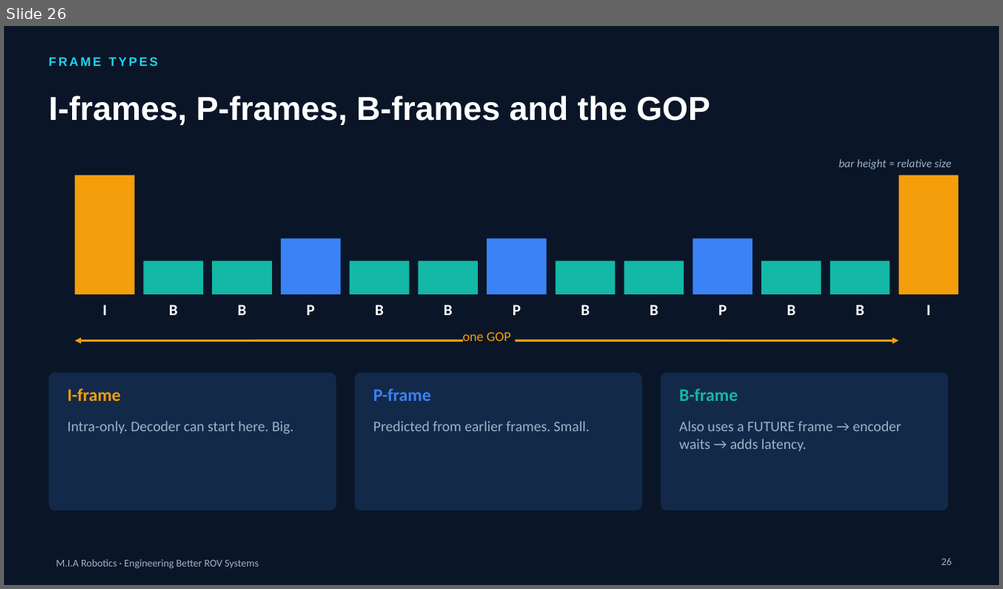
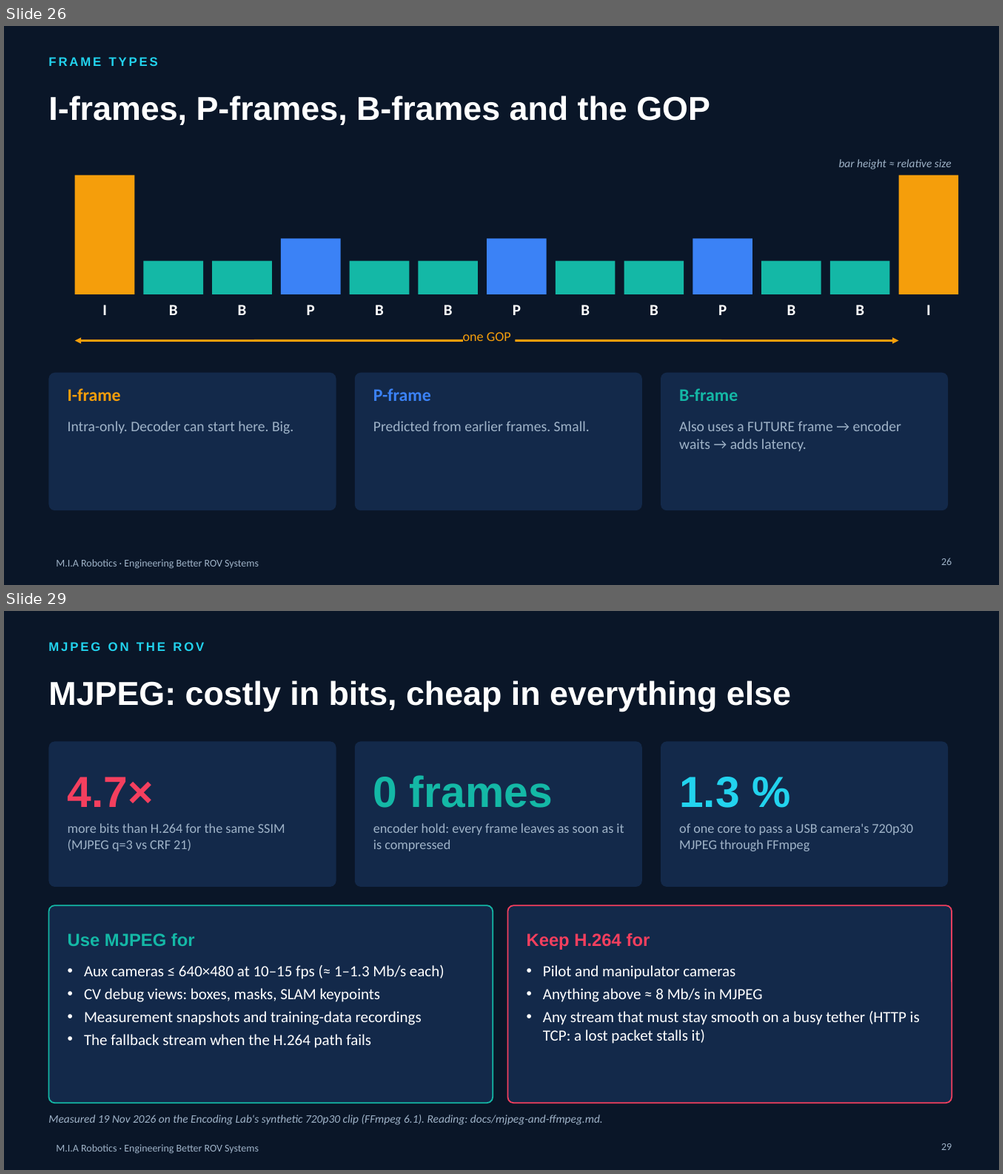
Before and after one commit to YoussefAbbas2001/video-streaming, a slide deck: presentation/MIA_Robotics_Workshop.pptx. Shown one above the other, each under a label of ours: slide 26 before the commit, slides 26 and 29 after it; the slides between them are not shown. The pictures are 1003x589 and 1003x1174 pixels, drawn with LibreOffice and Linux fonts; fonts in the diff are those of the drawing. Boxes give left, top, right and bottom in pixels: in the first picture for what was removed or moved away, otherwise in the second. Text is boxed around its words. In the diff, an @@ line names an element or a change of style, - is before the commit and + after.

```diff
--- a/presentation/MIA_Robotics_Workshop.pptx
+++ b/presentation/MIA_Robotics_Workshop.pptx
@@ slide 29 added at box(4, 611, 999, 1170), background #0A1628; not listed: 1 template element that a slide beside it also shows @@
@@ text added at box(48, 642, 204, 651), 12 pt, text #22D3EE, bold @@
+MJPEG ON THE ROV
@@ title added at box(48, 681, 791, 712), 32 pt, text #FFFFFF, bold @@
+MJPEG: costly in bits, cheap in everything else
@@ rounded rectangle added at box(48, 741, 336, 887), fill #13294A @@
@@ rounded rectangle added at box(355, 741, 642, 887), fill #13294A @@
@@ rounded rectangle added at box(660, 741, 948, 887), fill #13294A @@
@@ text added at box(68, 777, 153, 807), 42 pt, text #F43F5E, bold @@
+4.7×
@@ text added at box(373, 775, 552, 808), 42 pt, text #14B8A6, bold @@
+0 frames
@@ text added at box(679, 777, 740, 808), 42 pt, text #22D3EE, bold @@
+1.3 %
@@ text added at box(68, 823, 285, 851), 13 pt, text #9FB3C8 @@
+more bits than H.264 for the same SSIM (MJPEG q=3 vs CRF 21)
@@ text added at box(373, 823, 623, 851), 13 pt, text #9FB3C8 @@
+encoder hold: every frame leaves as soon as it is compressed
@@ text added at box(679, 823, 913, 851), 13 pt, text #9FB3C8 @@
+of one core to pass a USB camera's 720p30 MJPEG through FFmpeg
@@ rounded rectangle added at box(48, 906, 492, 1103), fill #13294A, outline #14B8A6 1.25 pt @@
@@ rounded rectangle added at box(508, 906, 951, 1103), fill #13294A, outline #F43F5E 1.25 pt @@
@@ text added at box(68, 934, 195, 946), 17 pt, text #14B8A6, bold @@
+Use MJPEG for
@@ text added at box(526, 933, 650, 950), 17 pt, text #F43F5E, bold @@
+Keep H.264 for
@@ text added at box(84, 965, 444, 1048), 15 pt, text #FFFFFF @@
+• Aux cameras ≤ 640×480 at 10–15 fps (≈ 1–1.3 Mb/s each)
+• CV debug views: boxes, masks, SLAM keypoints
+• Measurement snapshots and training-data recordings
+• The fallback stream when the H.264 path fails
@@ text added at box(543, 965, 919, 1044), 15 pt, text #FFFFFF @@
+• Pilot and manipulator cameras
+• Anything above ≈ 8 Mb/s in MJPEG
+• Any stream that must stay smooth on a busy tether (HTTP is TCP: a lost packet stalls it)
@@ text added at box(48, 1115, 603, 1125), 11 pt, text #9FB3C8, italic @@
+Measured 19 Nov 2026 on the Encoding Lab's synthetic 720p30 clip (FFmpeg 6.1). Reading: docs/mjpeg-and-ffmpeg.md.
@@ page number added at box(941, 1144, 951, 1150), 10 pt, text #9FB3C8 @@
+29
```
Also in this commit, not shown: 7 slides changed, 2 other slides added, 19 other files.
